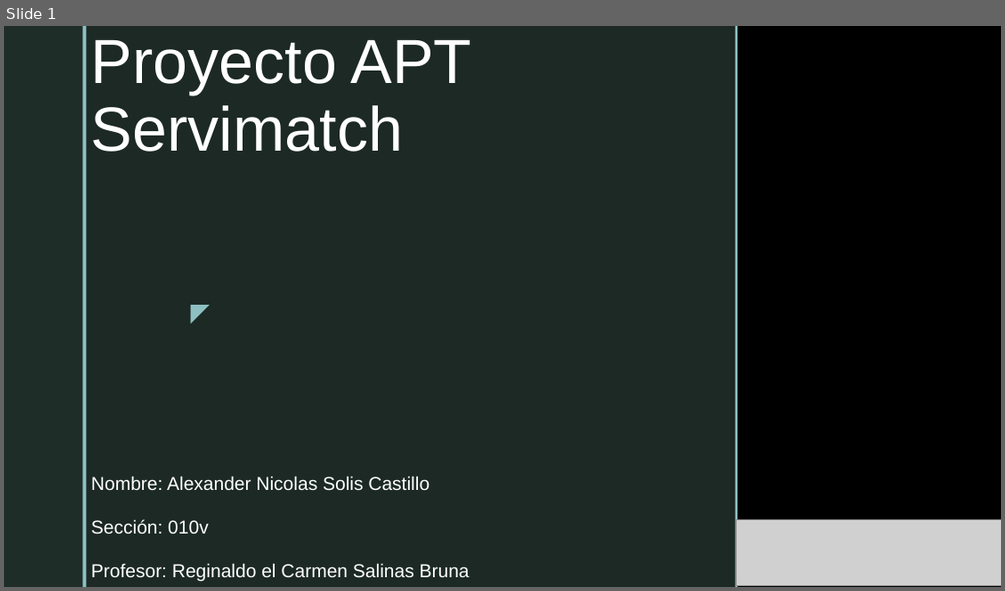
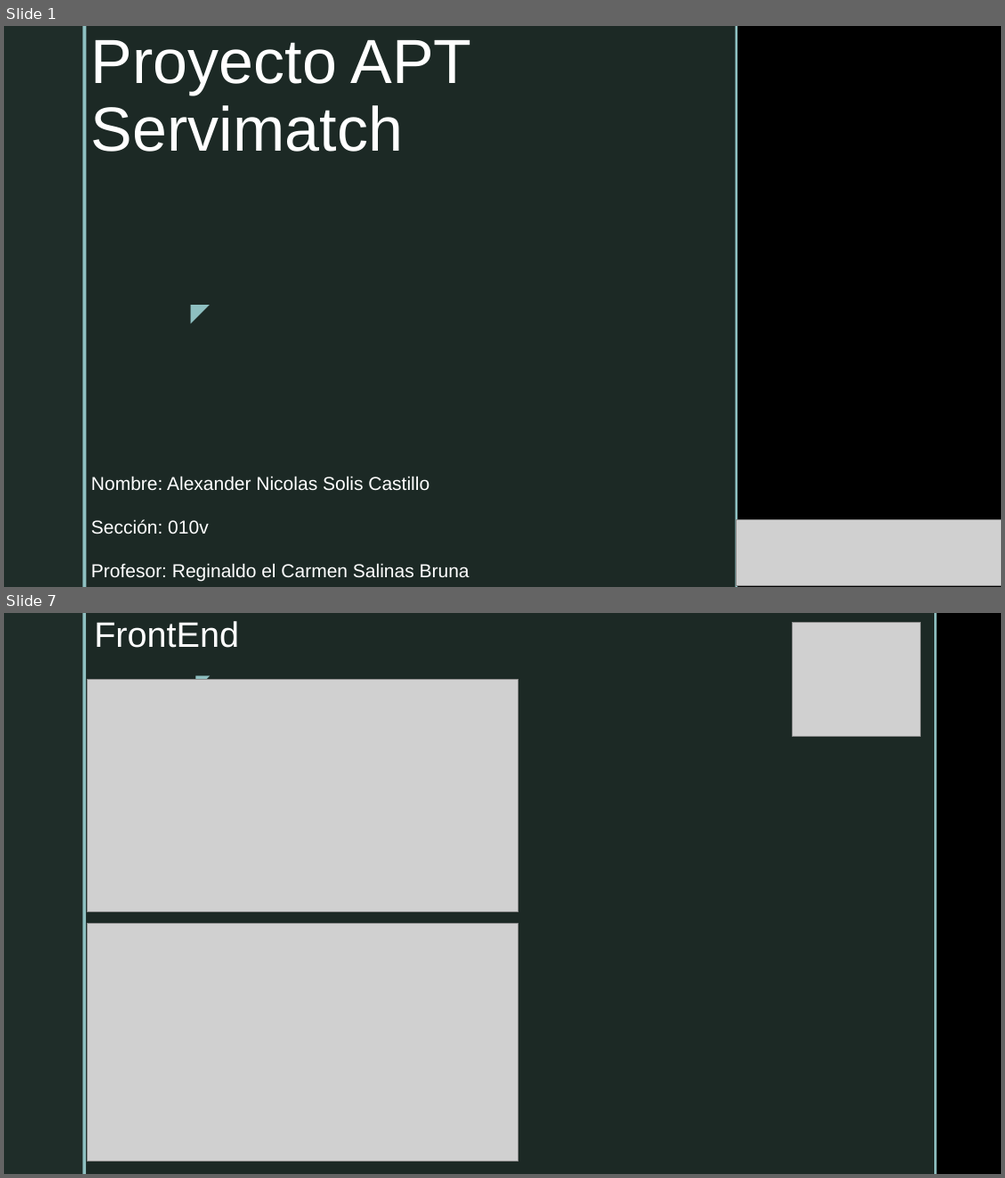
Before and after one commit to AleSolis-Duoc/ProyectoAPT_AS2026, a slide deck: fase2/Proyecto APT2.pptx. Shown one above the other, each under a label of ours: slide 1 before the commit, slides 1 and 7 after it; the slides between them are not shown. The pictures are 1005x591 and 1005x1178 pixels, drawn with LibreOffice and Linux fonts; fonts in the diff are those of the drawing; grey boxes stand for pictures; background and template pictures are left out. Boxes give left, top, right and bottom in pixels: in the first picture for what was removed or moved away, otherwise in the second. Text is boxed around its words. In the diff, an @@ line names an element or a change of style, - is before the commit and + after.

```diff
--- a/fase2/Proyecto APT2.pptx
+++ b/fase2/Proyecto APT2.pptx
@@ slide 7 added at [4, 613, 1001, 1174], background picture (left out); not listed: 2 template elements that a slide beside it also shows @@
@@ rectangle added at [86, 613, 934, 1174], fill #1F2D29 at 92% opacity @@
@@ title added at [94, 621, 239, 648], 34 pt, text #FFFFFF @@
+FrontEnd
@@ picture added at [793, 622, 921, 736] @@
@@ rectangle added at [934, 613, 937, 1174], fill #8EC0C1 @@
@@ text added at [184, 666, 217, 695], 18 pt, text #8EC0C1 @@
+◤
@@ picture added at [87, 679, 518, 912] @@
@@ picture added at [87, 924, 518, 1160] @@
```
Also in this commit, not shown: 9 other slides added, 11 slides removed, 17 other files.
